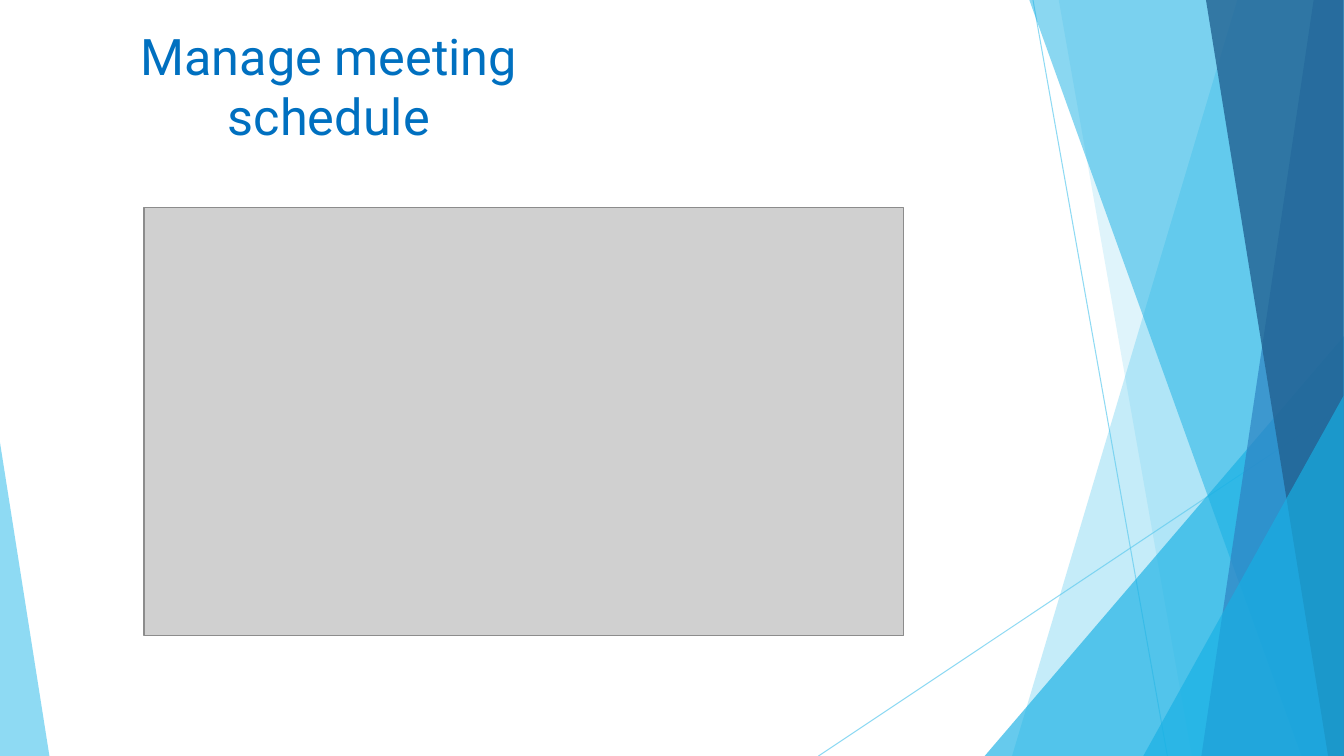
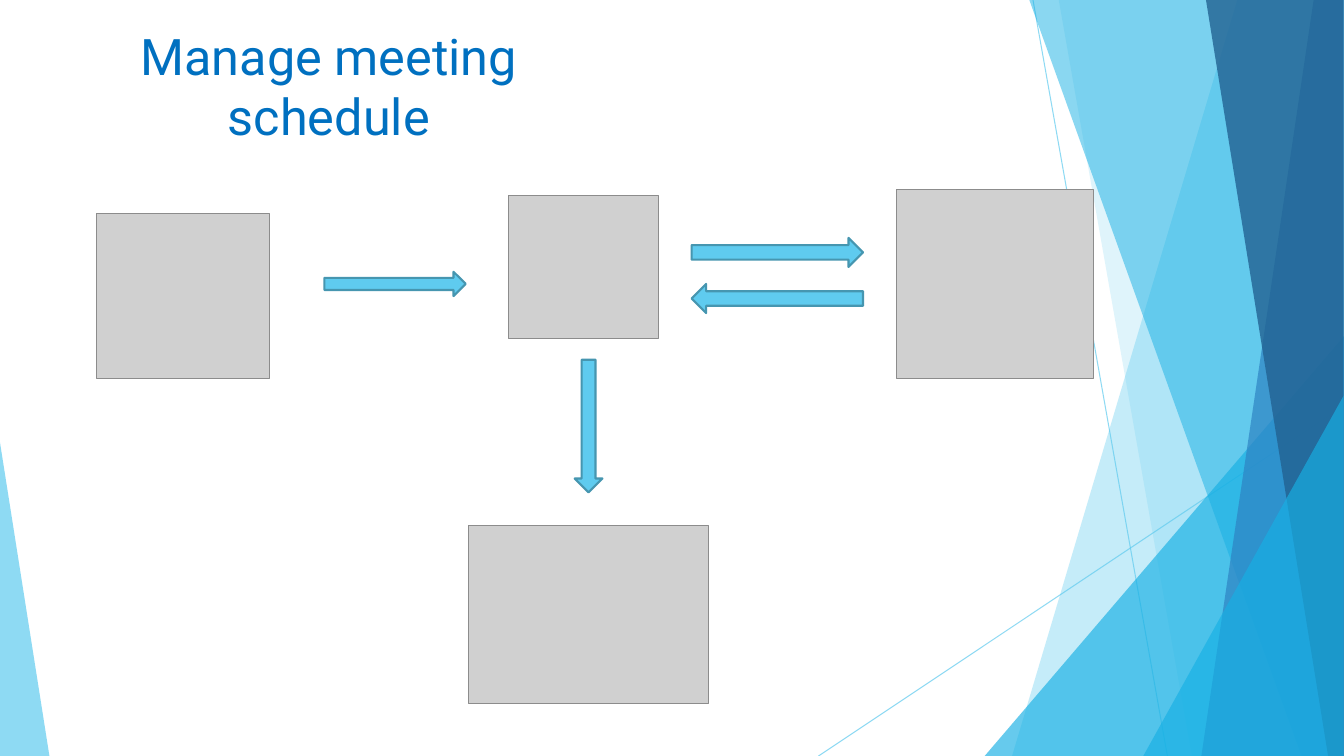
Before and after one commit to linhmimoza/Hospital_PortalExtra, a slide deck: slide 18 of Hospital.pptx (slide 19 before the commit). Drawn at 1344x756 pixels with LibreOffice and Linux fonts; fonts in the diff are those of the drawing; grey boxes stand for pictures. Boxes give left, top, right and bottom in pixels: in the first picture for what was removed or moved away, otherwise in the second. Text is boxed around its words. In the diff, an @@ line names an element or a change of style, - is before the commit and + after.

```diff
--- a/Hospital.pptx
+++ b/Hospital.pptx
@@ picture removed at (144,208,904,635) @@
@@ picture added at (508,196,658,339) @@
@@ picture added at (896,190,1094,378) @@
@@ picture added at (97,214,270,378) @@
@@ right arrow added at (692,238,863,267), fill #5FCBEF, outline #4696B1 1.5 pt @@
@@ right arrow added at (325,272,466,296), fill #5FCBEF, outline #4696B1 1.5 pt @@
@@ right arrow added at (692,284,863,314), fill #5FCBEF, outline #4696B1 1.5 pt @@
@@ down arrow added at (575,360,603,493), fill #5FCBEF, outline #4696B1 1.5 pt @@
@@ picture added at (469,525,709,704) @@
```
Also in this commit, not shown: 10 other slides changed, 4 slides added, 8 slides removed.
